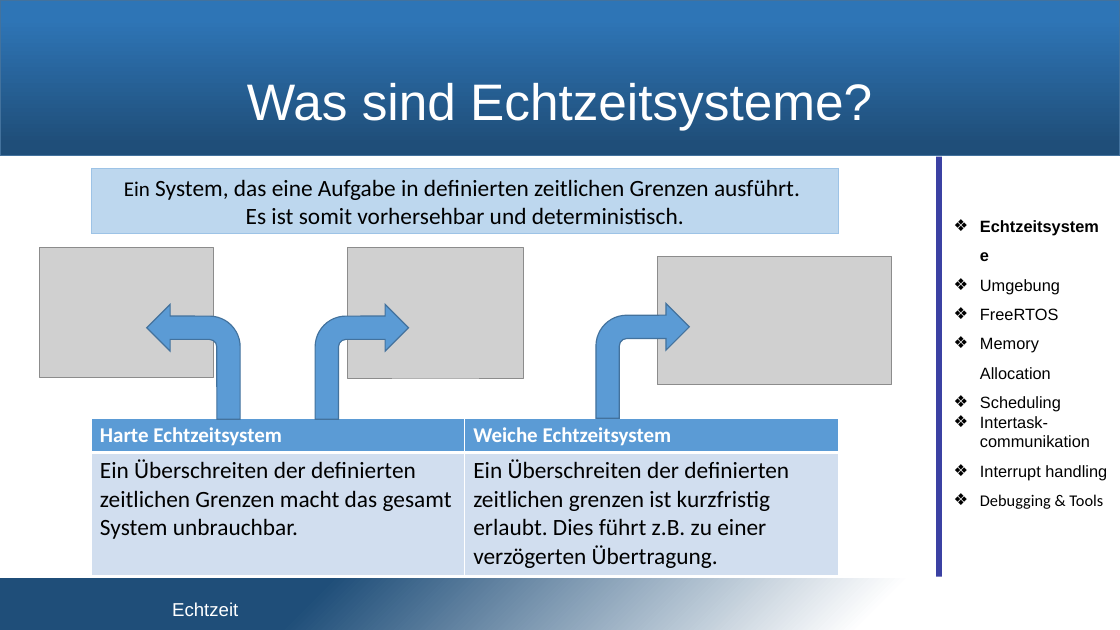
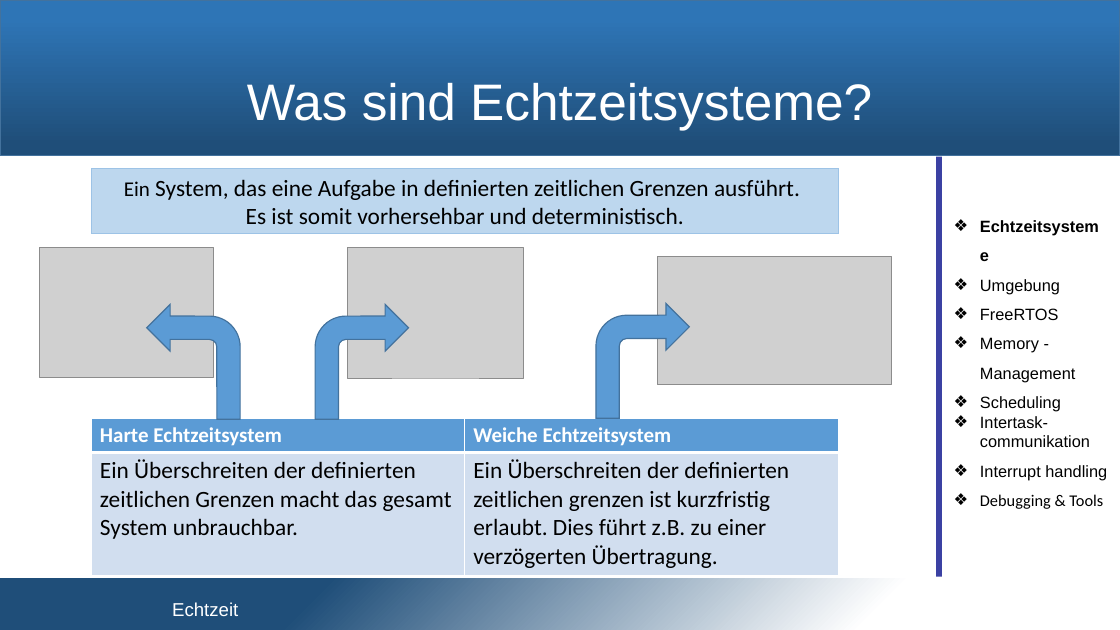
Before and after one commit to snobz/Seminar_BS_2017, a slide deck: slide 3 of Päsi/Seminar Betriebssysteme.pptx. Drawn at 1120x630 pixels with LibreOffice and Linux fonts; fonts in the diff are those of the drawing; grey boxes stand for pictures; background and template pictures are left out. Boxes give left, top, right and bottom in pixels: in the first picture for what was removed or moved away, otherwise in the second. Text is boxed around its words. In the diff, an @@ line names an element or a change of style, - is before the commit and + after.

```diff
--- a/Päsi/Seminar Betriebssysteme.pptx
+++ b/Päsi/Seminar Betriebssysteme.pptx
@@ text at [980,337,1075,382]: text changed @@
-❖ Memory Allocation
+❖ Memory - Management
```
Also in this commit, not shown: 6 other slides changed.
